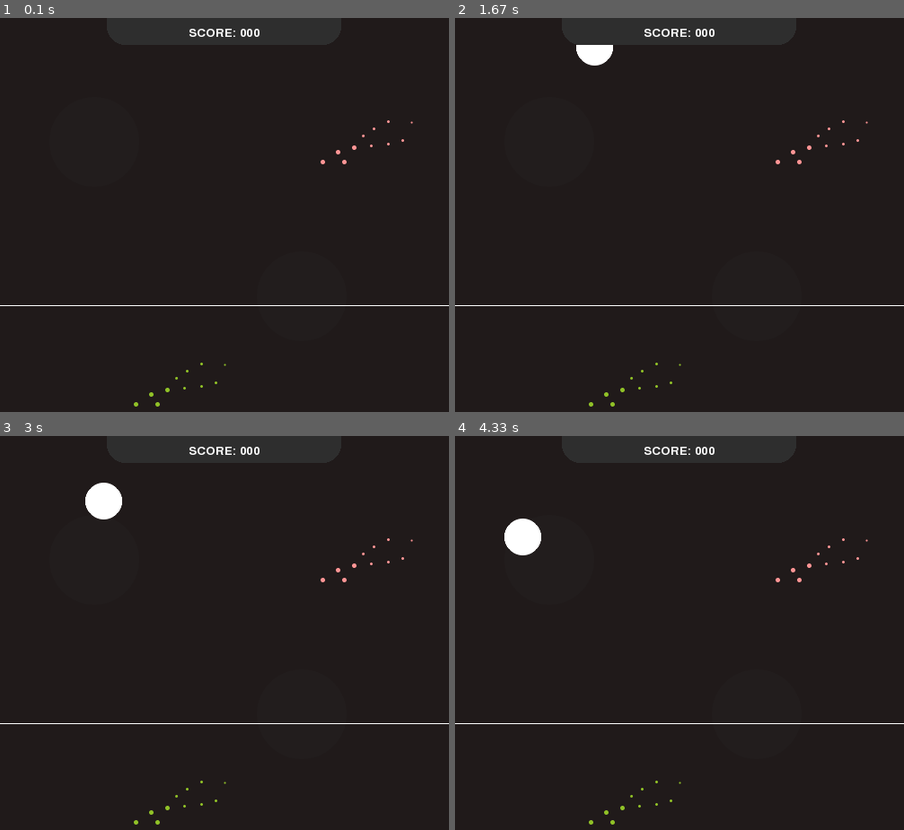
Above: before the commit, frames 1-4 (two rows, left to right).
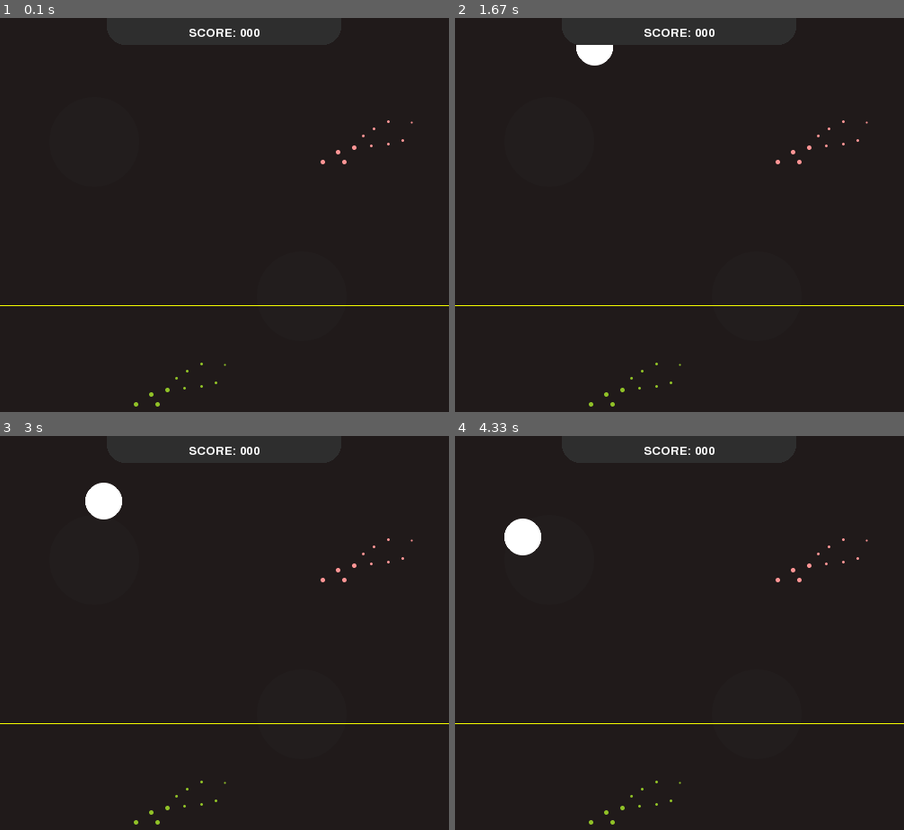
Above: after the commit, the same moments.

Repository: marcos-development-business/pygame-simple-game
Game: pygame game, started from run.py
The game is run twice, just before and just after one commit, with the same random seed, the same clock (stepped at 60 frames per second) and the same inputs.
Inputs:
- Up to frame 1 (0.1 s): no input
- Up to frame 2 (1.67 s): no input
- Up to frame 3 (3 s): no input
- Up to frame 4 (4.33 s): no input

The runs differ from the first frame. In frame 1, 0.2% of the frame differs, in the area x 0-100%, y 72-74%; in frame 2, 0.2%; in frame 3, 0.2%; in frame 4, 0.2%.

Commit message:
change breakpoint line color

Diff:
--- a/run.py
+++ b/run.py
@@ -60,6 +60,7 @@
                                 self.ten_more_point.play(0, 1500)
                             else:
                                 self.get_ball_sound.play(0, 2000)
+
                             self.balls.remove_ball(ball.id)
                             self.particles.create(ball.x, ball.y)
                             self.score.increment()
@@ -77,10 +78,9 @@
                     ball.handle_with_color_update(Constants.Colors.GREEN)
                     ball.render()
 
-            gfxdraw.hline(self.screen, 0, int(Constants.GAME_WIDTH), int(Constants.BREAKPOINT), Constants.Colors.WHITE)
+            gfxdraw.hline(self.screen, 0, int(Constants.GAME_WIDTH), int(Constants.BREAKPOINT), Constants.Colors.YELLOW)
 
             self.particles.render()
-
             self.score.render()
 
             pygame.display.update()
